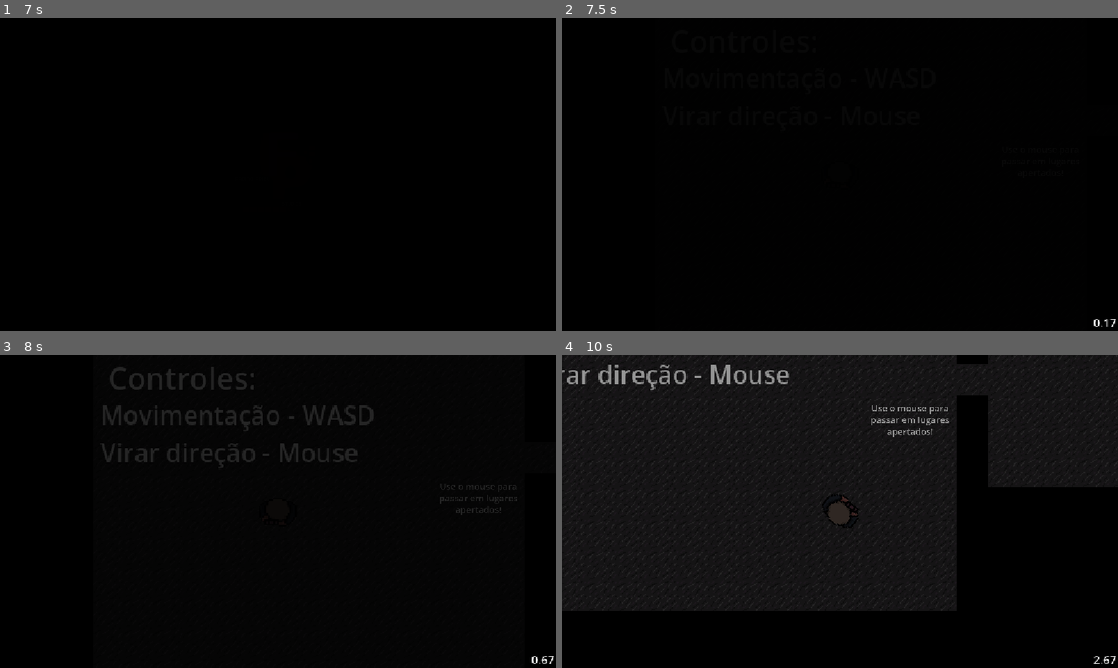
Above: before the commit, frames 1-4 (two rows, left to right).
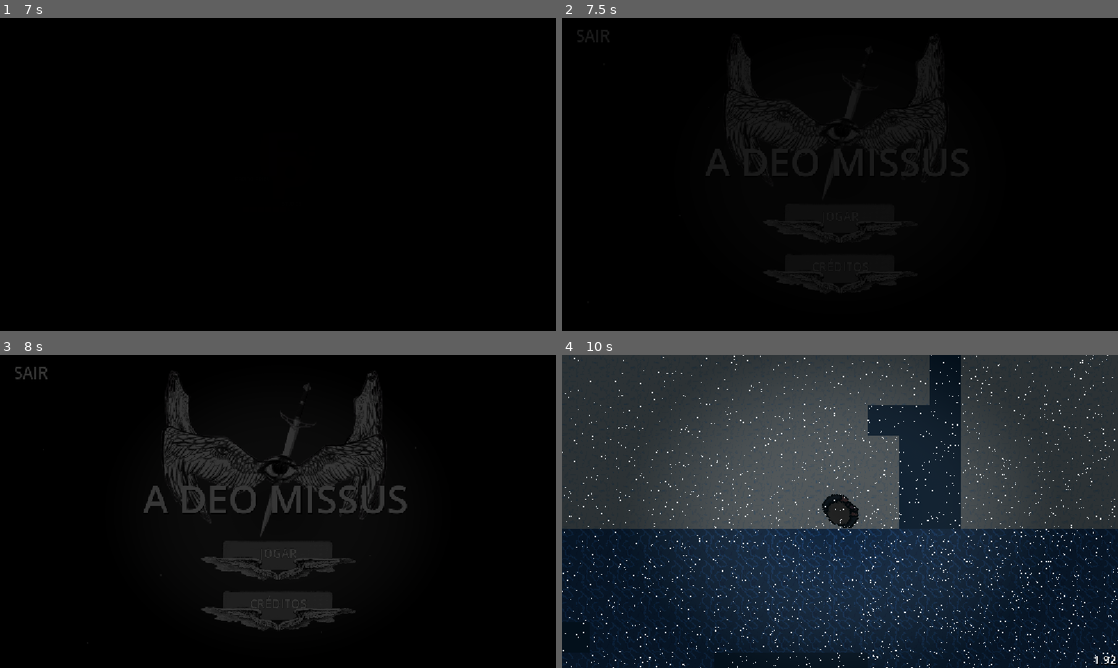
Above: after the commit, the same moments.

Repository: GaryBr007/A-Deo-Missus
Game: Godot game, scene res://cenas/menus/FadingPixellogo.tscn
The game is run twice, just before and just after one commit, with the same random seed, the same clock (stepped at 60 frames per second) and the same inputs.
Inputs (mouse positions are in pixels of both pictures, inside the frame that each line leads up to):
- Up to frame 1 (7 s): move the mouse to (400, 158) at 0.52 s; hold D (ui_right) 0.53-1.28 s; move the mouse to (166, 190) at 1.27 s; hold S (ui_down) 1.28-2.03 s; move the mouse to (333, 105) at 2.02 s; hold D (ui_right) 2.03-2.78 s; move the mouse to (250, 237) at 2.77 s; hold W (ui_up) 2.78-3.53 s; tap Enter at 3.5 s; move the mouse to (444, 221) at 3.52 s; hold A (ui_left) 3.53-5.03 s; move the mouse to (111, 127) at 4.27 s; move the mouse to (305, 174) at 5.02 s; hold S (ui_down) 5.03-5.78 s; move the mouse to (194, 96) at 5.77 s; hold D (ui_right) 5.78-6.53 s; move the mouse to (400, 158) at 6.52 s; hold W (ui_up) from 6.53 s (still down)
- Up to frame 2 (7.5 s): release W (ui_up) at 7.25 s; click (840, 249) at 7.25 s, where only the run before the commit has a clickable "TUTORIAL"
- Up to frame 3 (8 s): no input
- Up to frame 4 (10 s): click (840, 552) at 8 s, where only the run after the commit has a clickable "JOGAR"; move the mouse to (728, 527) at 8.77 s; hold D (ui_right) 8.78-9.53 s; move the mouse to (895, 442) at 9.52 s; hold S (ui_down) from 9.53 s (still down)

Frame 1 is identical in both runs. In frame 2, 2.3% of the frame differs, in the area x 2-100%, y 3-99%; in frame 3, 11%; in frame 4, 92%, in the area x 0-100%, y 0-100%.

Commit message:
Update tela_menu.tscn

Diff:
--- a/A Deo Missus 2D Alpha/cenas/menus/tela_menu.tscn
+++ b/A Deo Missus 2D Alpha/cenas/menus/tela_menu.tscn
@@ -5,7 +5,6 @@
 [ext_resource type="Texture2D" uid="uid://clmvptm7hys8g" path="res://assets/logodeomissus-removebg-preview.png" id="3_3b2dc"]
 [ext_resource type="Texture2D" uid="uid://d1ar1ke10hla7" path="res://assets/Free Vignette Overlay 24.png" id="3_irlws"]
 [ext_resource type="Texture2D" uid="uid://ccd6et822v1ki" path="res://assets/botaoplay.png" id="4_irlws"]
-[ext_resource type="Texture2D" uid="uid://du1a5r08kk2kv" path="res://assets/2-2-arrow-png-pic.png" id="6_uqo67"]
 
 [sub_resource type="ParticleProcessMaterial" id="ParticleProcessMaterial_irlws"]
 lifetime_randomness = 0.75
@@ -98,30 +97,25 @@
 process_material = SubResource("ParticleProcessMaterial_irlws")
 
 [node name="LogoDeoMissus" type="Sprite2D" parent="." unique_id=1063583086]
-position = Vector2(560, 191.99995)
+position = Vector2(560, 201.99895)
 scale = Vector2(1.0000005, 0.99999577)
 texture = ExtResource("3_3b2dc")
 
 [node name="BotaoPlay" type="Sprite2D" parent="." unique_id=500102086]
-position = Vector2(568, 418)
-scale = Vector2(0.22, 0.2225)
-texture = ExtResource("4_irlws")
-
-[node name="BotaoTutorial" type="Sprite2D" parent="." unique_id=1050738056]
-position = Vector2(568, 514)
-scale = Vector2(0.22, 0.2225)
+position = Vector2(568, 442)
+scale = Vector2(0.24, 0.225)
 texture = ExtResource("4_irlws")
 
 [node name="BotaoCreditos" type="Sprite2D" parent="." unique_id=1633243861]
-position = Vector2(568, 610)
-scale = Vector2(0.22, 0.2225)
+position = Vector2(568, 546)
+scale = Vector2(0.24, 0.225)
 texture = ExtResource("4_irlws")
 
 [node name="Play" type="Button" parent="." unique_id=1448159990]
 offset_left = 472.00003
-offset_top = 360.0
+offset_top = 384.0
 offset_right = 690.48706
-offset_bottom = 404.0
+offset_bottom = 437.0
 scale = Vector2(0.952002, 1)
 theme_override_colors/font_color = Color(0.9784388, 0.97843796, 0.97305936, 1)
 theme_override_colors/font_hover_color = Color(0.42365032, 0.42365074, 0.42365053, 1)
@@ -131,24 +125,11 @@
 text = "JOGAR"
 flat = true
 
-[node name="Comojoga" type="Button" parent="." unique_id=157706820]
-offset_left = 456.00003
-offset_top = 456.0
-offset_right = 708.10034
-offset_bottom = 503.0
-scale = Vector2(0.952002, 1)
-theme_override_colors/font_color = Color(0.9784388, 0.97843796, 0.97305936, 1)
-theme_override_colors/font_hover_color = Color(0.42365032, 0.42365074, 0.42365053, 1)
-theme_override_constants/outline_size = 2
-theme_override_font_sizes/font_size = 26
-text = "TUTORIAL"
-flat = true
-
 [node name="Credits" type="Button" parent="." unique_id=508651393]
 offset_left = 472.00003
-offset_top = 552.0
+offset_top = 488.0
 offset_right = 690.48694
-offset_bottom = 596.0
+offset_bottom = 541.0
 scale = Vector2(0.952002, 1)
 theme_override_colors/font_color = Color(0.9784388, 0.97843796, 0.97305936, 1)
 theme_override_colors/font_hover_color = Color(0.42365032, 0.42365074, 0.42365053, 1)
@@ -173,35 +154,15 @@
 
 [node name="Titulo" type="RichTextLabel" parent="." unique_id=1965624365]
 offset_left = 296.0
-offset_top = 232.0
+offset_top = 241.999
 offset_right = 856.0
-offset_bottom = 342.0
+offset_bottom = 351.999
 theme_override_colors/font_shadow_color = Color(0, 0, 0, 1)
 theme_override_font_sizes/normal_font_size = 80
 theme_override_font_sizes/bold_italics_font_size = 1
 text = "A DEO MISSUS"
 fit_content = true
 scroll_active = false
-
-[node name="RecomendacaoTexto" type="RichTextLabel" parent="." unique_id=440789288]
-offset_left = 768.0
-offset_top = 464.0
-offset_right = 936.0
-offset_bottom = 495.0
-theme_override_colors/font_shadow_color = Color(0, 0, 0, 1)
-theme_override_font_sizes/normal_font_size = 22
-theme_override_font_sizes/bold_italics_font_size = 1
-text = "Recomendado*
-"
-fit_content = true
-scroll_active = false
-horizontal_alignment = 1
-vertical_alignment = 1
-
-[node name="RecomendacaoSeta" type="Sprite2D" parent="." unique_id=1214837733]
-position = Vector2(728, 480)
-scale = Vector2(0.05, 0.035)
-texture = ExtResource("6_uqo67")
 
 [node name="Fadein" type="ColorRect" parent="." unique_id=580289821]
 offset_right = 1168.0
@@ -214,6 +175,5 @@
 libraries/ = SubResource("AnimationLibrary_82pe7")
 
 [connection signal="pressed" from="Play" to="." method="_on_play_pressed"]
-[connection signal="pressed" from="Comojoga" to="." method="_on_comojoga_pressed"]
 [connection signal="pressed" from="Credits" to="." method="_on_credits_pressed"]
 [connection signal="pressed" from="Exit" to="." method="_on_exit_pressed"]
